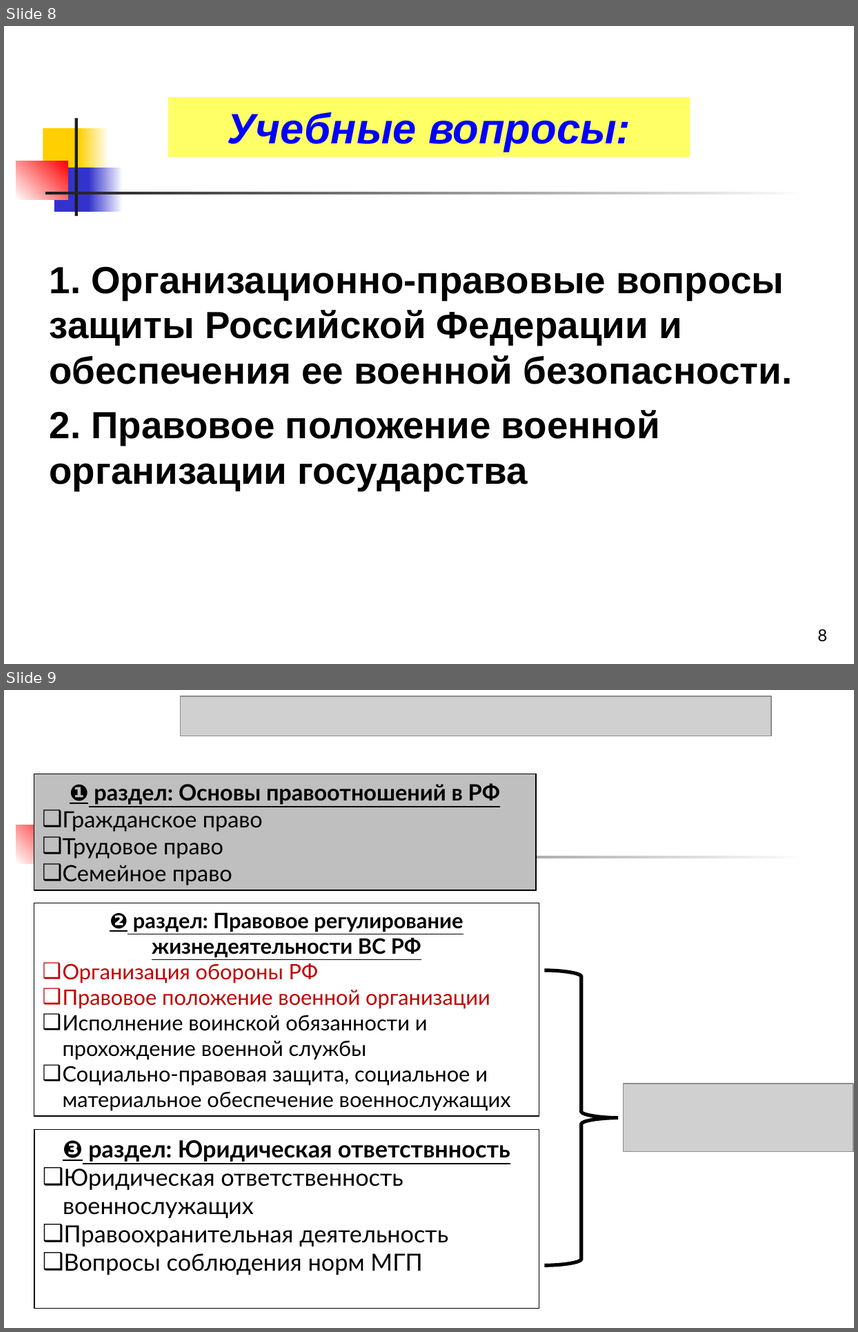
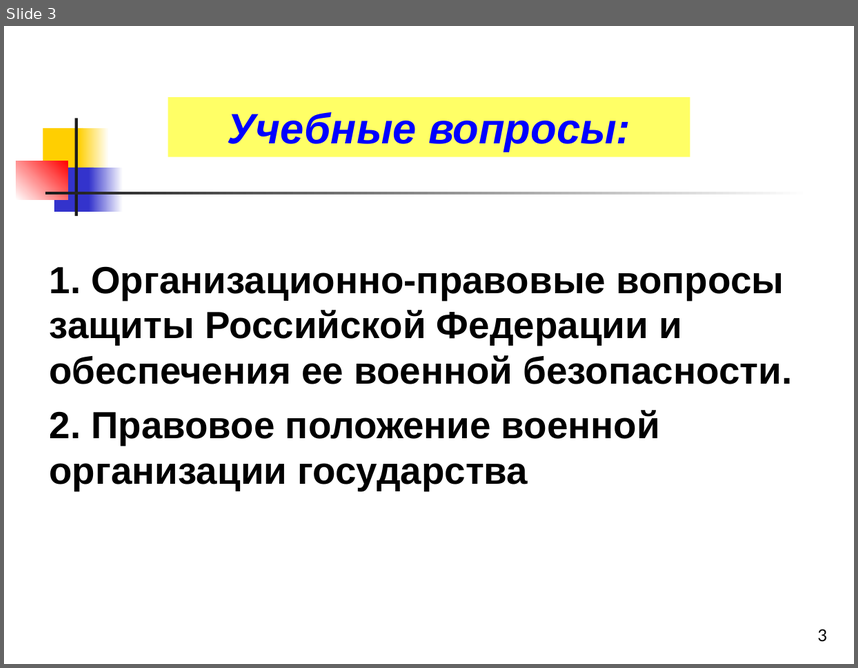
Before and after one commit to shahzod20000901/Storage, a slide deck: Правоведение/Комплект 5.ppt. Shown one above the other, each under a label of ours: slides 8 and 9 before the commit, slide 3 after it. The pictures are 858x1332 and 858x668 pixels, drawn with LibreOffice and Linux fonts; fonts in the diff are those of the drawing; grey boxes stand for pictures. Boxes give left, top, right and bottom in pixels: in the first picture for what was removed or moved away, otherwise in the second. Text is boxed around its words. In the diff, an @@ line names an element or a change of style, - is before the commit and + after.

```diff
--- a/Правоведение/Комплект 5.ppt
+++ b/Правоведение/Комплект 5.ppt
@@ slide 9 removed at box(4, 690, 854, 1328), background #FFFFFF; not listed: 2 template elements that a slide beside it also shows @@
@@ picture removed at box(180, 696, 771, 736) @@
@@ rectangle removed at box(34, 774, 535, 891) @@
-❶ раздел: Основы правоотношений в РФ
-❑ Гражданское право
-❑ Трудовое право
-❑ Семейное право
@@ rectangle removed at box(34, 903, 539, 1116) @@
-❷ раздел: Правовое регулирование жизнедеятельности ВС РФ
-❑ Организация обороны РФ
-❑ Правовое положение военной организации
-❑ Исполнение воинской обязанности и прохождение военной службы
-❑ Социально-правовая защита, социальное и материальное обеспечение военнослужащих
@@ freeform shape removed at box(545, 971, 619, 1265) @@
@@ picture removed at box(624, 1083, 854, 1152) @@
@@ rectangle removed at box(34, 1130, 539, 1308) @@
-❸ раздел: Юридическая ответствнность
-❑ Юридическая ответственность военнослужащих
-❑ Правоохранительная деятельность
-❑ Вопросы соблюдения норм МГП
@@ what was slide 8 is now slide 3 @@
@@ page number at box(818, 628, 827, 641): text changed @@
-8
+3
```
Also in this commit, not shown: 6 slides changed, 9 slides added, 32 other slides removed, 5 other files.
